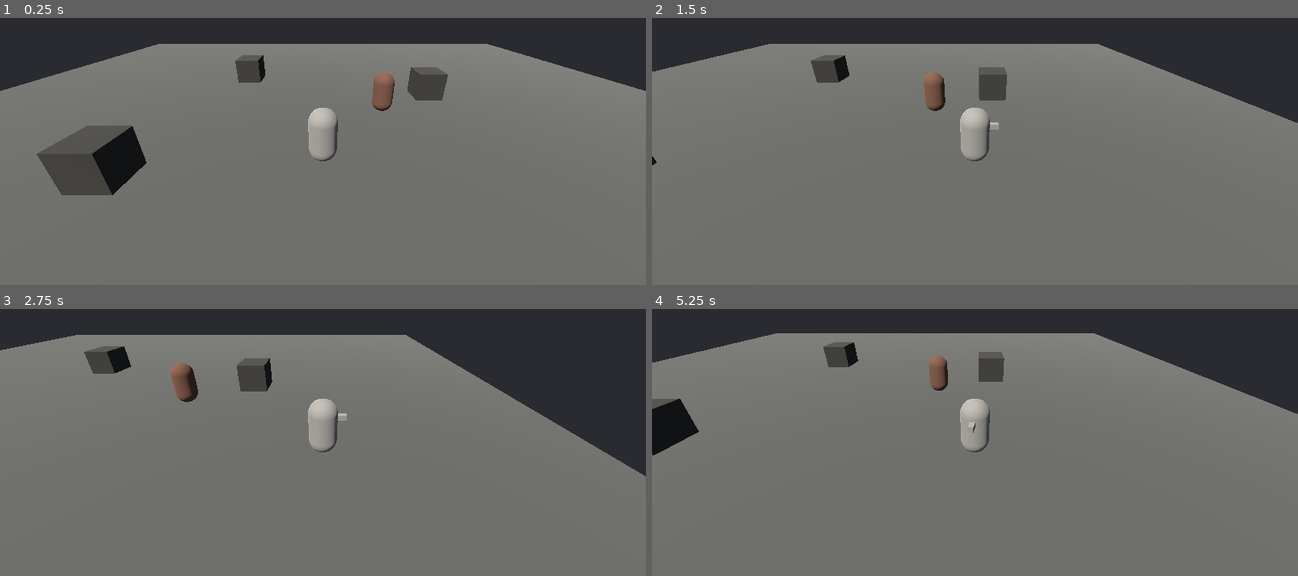
Above: before the commit, frames 1-4 (two rows, left to right).
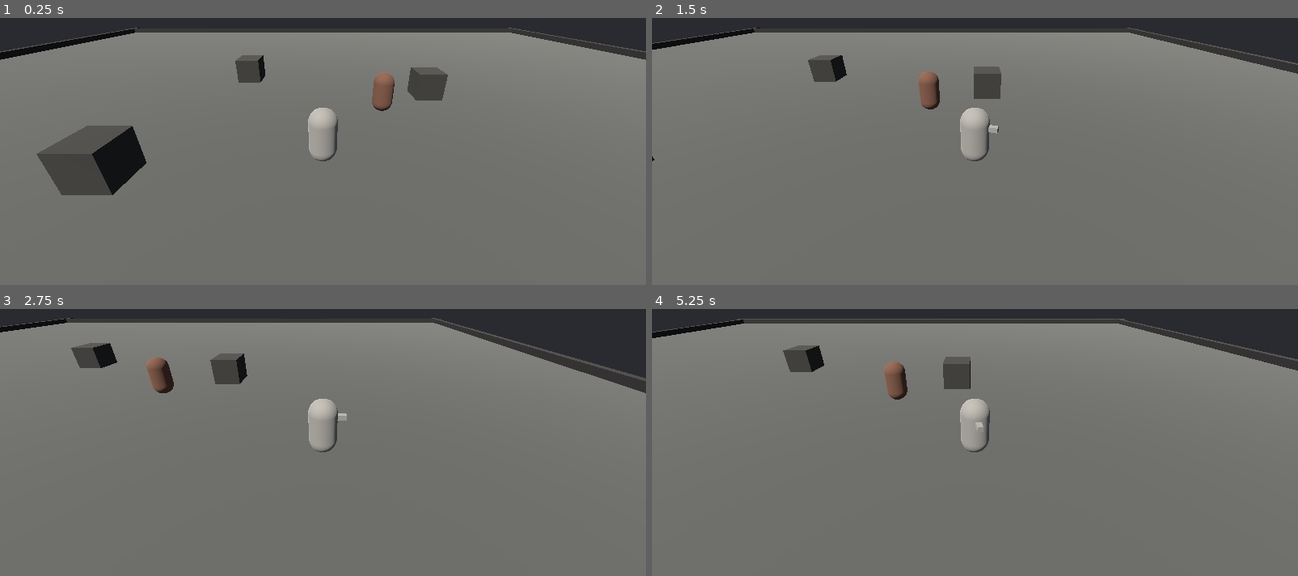
Above: after the commit, the same moments.

Repository: knightdx91-alt/Bloodborn
Game: Godot game, scene res://main.tscn
The game is run twice, just before and just after one commit, with the same random seed, the same clock (stepped at 60 frames per second) and the same inputs.
Inputs (mouse positions are in pixels of both pictures, inside the frame that each line leads up to):
- Up to frame 1 (0.25 s): no input
- Up to frame 2 (1.5 s): tap Enter at 0.5 s; move the mouse to (1117, 84) at 0.52 s; hold D 0.53-1.25 s; hold Shift 0.53-1.25 s; click (1117, 84) at 0.67 s; drag from (845, 122) to (942, 175) at 1.27 s
- Up to frame 3 (2.75 s): move the mouse to (387, 314) at 2.02 s; hold D from 2.03 s (still down); hold Shift from 2.03 s (still down)
- Up to frame 4 (5.25 s): release D at 2.75 s; release Shift at 2.75 s; drag from (942, 466) to (781, 341) at 2.77 s; move the mouse to (1168, 447) at 3.52 s; hold A 3.53-4.25 s; hold Shift 3.53-4.25 s; drag from (781, 341) to (outside the picture) at 4.27 s; move the mouse to (1007, 394) at 5.02 s; hold S from 5.03 s (still down); hold Shift from 5.03 s (still down); click (1007, 394) at 5.17 s

The runs differ from the first frame. In frame 1, 7.0% of the frame differs, in the area x 0-100%, y 3-28%; in frame 2, 8.5%; in frame 3, 13%, in the area x 0-100%, y 3-63%; in frame 4, 11%.

Commit message:
Publish the prototype to GitHub Pages; add touch controls
Playable from any browser, including a phone, with nothing installed:
https://knightdx91-alt.github.io/Bloodborn/ once Pages is enabled
against main /docs.

- Touch input: press and drag anywhere to steer, with drag distance
  setting speed so a nudge walks and a full push runs. No on-screen
  stick to aim at, which matters on a phone where you cannot see your
  own thumb.
- Aspect-aware camera. A portrait phone has a narrow horizontal field
  of view, so the camera steepens and pulls back on tall screens. The
  previous framing was fine on a laptop and showed almost nothing but
  sky on a phone.
- Yard walls and a visible kerb, because the character could previously
  walk straight off the ground plane into empty space.

The web build is committed to docs/ rather than LFS: GitHub Pages
serves LFS pointer files rather than the real content, so .gitattributes
now unsets every filter under docs/.

All three of those fixes came from actually testing the build — loaded
in a real browser at phone viewport size, driven with simulated touch
events, and verified by screenshot. The parse error, the walk-off-world
bug and the sky-filled camera were all found that way rather than
reasoned about.

Co-Authored-By: Claude Opus 5 <noreply@anthropic.com>
Claude-Session: https://claude.ai/code/session_01BaXNESXu95G2WgBMqTbcJn

Diff:
--- a/prototype/world.gd
+++ b/prototype/world.gd
@@ -4,6 +4,12 @@
 
 var player: CharacterBody3D
 var cam: Camera3D
+
+# Touch input: drag anywhere to steer, like a floating thumbstick.
+var _touch_id := -1
+var _touch_origin := Vector2.ZERO
+var _touch_vec := Vector2.ZERO
+const TOUCH_RANGE := 90.0  # pixels of drag for full tilt
 
 const SPEED := 4.0
 const SPRINT := 7.0
@@ -28,10 +34,12 @@
 	add_child(env)
 
 	# ── Ground ──────────────────────────────────────────────────────
+	const YARD := 30.0  # half-extent of the drill yard
+
 	var ground := StaticBody3D.new()
 	var gm := MeshInstance3D.new()
 	var plane := PlaneMesh.new()
-	plane.size = Vector2(40, 40)
+	plane.size = Vector2(YARD * 2.0, YARD * 2.0)
 	gm.mesh = plane
 	var gmat := StandardMaterial3D.new()
 	gmat.albedo_color = Color(0.42, 0.42, 0.40)
@@ -39,10 +47,37 @@
 	ground.add_child(gm)
 	var gcol := CollisionShape3D.new()
 	var gbox := BoxShape3D.new()
-	gbox.size = Vector3(40, 0.2, 40)
+	gbox.size = Vector3(YARD * 2.0, 0.2, YARD * 2.0)
 	gcol.shape = gbox
 	gcol.position = Vector3(0, -0.1, 0)
 	ground.add_child(gcol)
+
+	# Yard walls. You should never be able to walk into the void —
+	# falling out of the world is the least informative bug there is.
+	for i in 4:
+		var wall := CollisionShape3D.new()
+		var wb := BoxShape3D.new()
+		var along := YARD * 2.0 + 2.0
+		wb.size = Vector3(along, 6.0, 1.0) if i < 2 else Vector3(1.0, 6.0, along)
+		wall.shape = wb
+		match i:
+			0: wall.position = Vector3(0, 3, -YARD)
+			1: wall.position = Vector3(0, 3, YARD)
+			2: wall.position = Vector3(-YARD, 3, 0)
+			3: wall.position = Vector3(YARD, 3, 0)
+		ground.add_child(wall)
+
+		# A low kerb so the wall is visible, not just felt.
+		var kerb := MeshInstance3D.new()
+		var km := BoxMesh.new()
+		km.size = Vector3(along, 0.6, 0.6) if i < 2 else Vector3(0.6, 0.6, along)
+		kerb.mesh = km
+		kerb.position = Vector3(wall.position.x, 0.3, wall.position.z)
+		var kmat := StandardMaterial3D.new()
+		kmat.albedo_color = Color(0.26, 0.25, 0.24)
+		kerb.material_override = kmat
+		ground.add_child(kerb)
+
 	add_child(ground)
 
 	# ── Some blocks to walk around, so movement reads ───────────────
@@ -98,6 +133,24 @@
 	add_child(cam)
 	_place_camera()
 
+func _unhandled_input(event: InputEvent) -> void:
+	# One finger, anywhere on screen. Where you first press becomes the
+	# centre; dragging away from it steers. Nothing to aim at, which
+	# matters on a phone where you cannot see your own thumb.
+	if event is InputEventScreenTouch:
+		if event.pressed and _touch_id == -1:
+			_touch_id = event.index
+			_touch_origin = event.position
+			_touch_vec = Vector2.ZERO
+		elif not event.pressed and event.index == _touch_id:
+			_touch_id = -1
+			_touch_vec = Vector2.ZERO
+	elif event is InputEventScreenDrag and event.index == _touch_id:
+		var offset: Vector2 = event.position - _touch_origin
+		_touch_vec = offset / TOUCH_RANGE
+		if _touch_vec.length() > 1.0:
+			_touch_vec = _touch_vec.normalized()
+
 func _physics_process(delta: float) -> void:
 	if player == null:
 		return
@@ -112,9 +165,20 @@
 		dir.x -= 1.0
 	if Input.is_key_pressed(KEY_D) or Input.is_key_pressed(KEY_RIGHT):
 		dir.x += 1.0
+	# Touch overrides keys when a finger is down.
+	if _touch_id != -1 and _touch_vec.length() > 0.15:
+		dir = Vector3(_touch_vec.x, 0.0, _touch_vec.y)
+
+	var pushed := dir.length()
 	dir = dir.normalized()
 
-	var speed := SPRINT if Input.is_key_pressed(KEY_SHIFT) else SPEED
+	# On touch, how far you drag is how fast you go — so a small nudge
+	# walks and a full push runs, without a separate sprint button.
+	var speed := SPEED
+	if Input.is_key_pressed(KEY_SHIFT):
+		speed = SPRINT
+	elif _touch_id != -1:
+		speed = lerp(SPEED * 0.45, SPRINT, clamp(pushed, 0.0, 1.0))
 
 	player.velocity.x = dir.x * speed
 	player.velocity.z = dir.z * speed
@@ -134,6 +198,23 @@
 	_place_camera()
 
 func _place_camera() -> void:
+	# A portrait phone has a narrow horizontal field of view, so the
+	# camera pulls back on tall screens to keep the same amount of world
+	# on screen. Without this the game is unplayable on a phone and fine
+	# on a laptop, which is the worst kind of bug to find late.
+	var vp := get_viewport().get_visible_rect().size
+	var aspect: float = vp.x / max(vp.y, 1.0)
+
+	# 0 on a wide screen, 1 on a tall phone in portrait.
+	var tall: float = clamp((1.5 - aspect) / 1.1, 0.0, 1.0)
+
+	# Portrait gets a steeper, slightly closer view. A tall screen shows
+	# far too much sky at a laptop's camera angle, which makes the game
+	# unplayable on a phone and fine everywhere else — the worst kind of
+	# bug to find late.
+	var height: float = lerp(3.2, 8.5, tall)
+	var back: float = lerp(7.0, 6.0, tall)
+
 	var focus := player.position + Vector3(0, 1.2, 0)
-	cam.position = focus + Vector3(0, 3.2, 7.0)
+	cam.position = focus + Vector3(0, height, back)
 	cam.look_at(focus, Vector3.UP)
Not shown, changed: .gitattributes
Not shown, added: docs/.nojekyll
Not shown, added: docs/index.apple-touch-icon.png
Not shown, added: docs/index.audio.worklet.js
Not shown, added: docs/index.html
Not shown, added: docs/index.icon.png
Not shown, added: docs/index.js
Not shown, added: docs/index.pck
Not shown, added: docs/index.png
Not shown, added: docs/index.wasm
Not shown, changed: prototype/README.md
